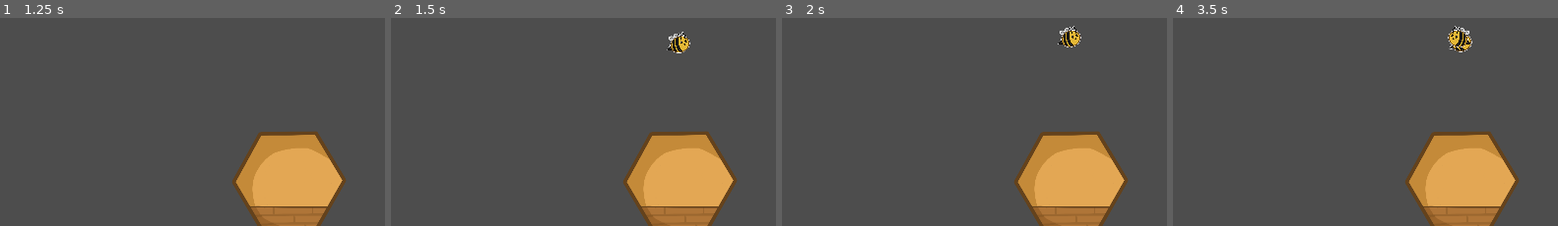
Above: before the commit, frames 1-4 (left to right).
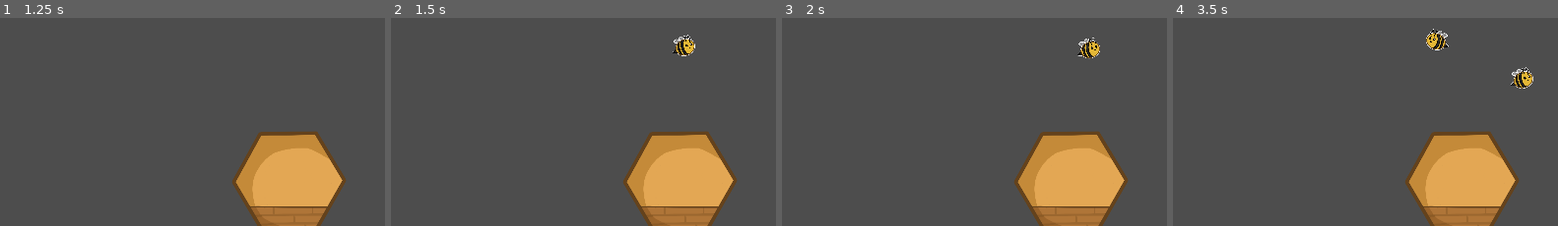
Above: after the commit, the same moments.

Repository: istmnn/BeeColony
Game: Godot game, scene res://scenes/main.tscn
Two runs of this game, one before a commit and one after it. Both use one fixed random seed, a clock stepped at 60 frames per second and the inputs below. This scene is started directly instead of the project's main scene.
Inputs (mouse positions are % of the whole screen's width and height, from its top left):
- Up to frame 1 (1.25 s): click (96, 92) at 0.5 s
- Up to frame 2 (1.5 s): click "100" at 1.25 s
- Up to frame 3 (2 s): no input
- Up to frame 4 (3.5 s): click "Bienen" at 2 s; click "100" at 2.75 s
The pictures show only the part of the screen within x 14-64%, y 48-97%; the shares and areas given below are measured in that part.

Frame 1 is identical in both runs. In frame 2, 0.5% of the frame differs, in the area x 71-80%, y 6-19%; in frame 3, 0.8%; in frame 4, 1.4%, in the area x 65-94%, y 3-34%.

Commit message:
Bee kann genommen werden

Diff:
--- a/scenes/bee.tscn
+++ b/scenes/bee.tscn
@@ -9,8 +9,6 @@
 
 [node name="Bee" type="Node2D" unique_id=98701546]
 script = ExtResource("1_ogg2i")
-move_speed = null
-idle = null
 
 [node name="BeeSprite" type="Sprite2D" parent="." unique_id=1469857911]
 texture_filter = 4
@@ -18,10 +16,11 @@
 texture = ExtResource("2_ogg2i")
 script = ExtResource("2_vie5o")
 
-[node name="Area2D" type="Area2D" parent="." unique_id=1666206924]
+[node name="Area2D" type="Area2D" parent="BeeSprite" unique_id=1666206924]
+scale = Vector2(5.5384603, 5.5384583)
 
-[node name="CollisionShape2D" type="CollisionShape2D" parent="Area2D" unique_id=1433457927]
+[node name="CollisionShape2D" type="CollisionShape2D" parent="BeeSprite/Area2D" unique_id=1433457927]
 position = Vector2(-5, 3)
 shape = SubResource("CircleShape2D_3xd07")
 
-[connection signal="input_event" from="Area2D" to="." method="_on_area_2d_input_event"]
+[connection signal="input_event" from="BeeSprite/Area2D" to="." method="_on_area_2d_input_event"]
--- a/scenes/main.tscn
+++ b/scenes/main.tscn
@@ -5,6 +5,7 @@
 [ext_resource type="Script" uid="uid://ce7liowm36t5" path="res://scripts/main.gd" id="1_tbgi4"]
 [ext_resource type="PackedScene" uid="uid://ebimqf0jh6hn" path="res://scenes/room.tscn" id="2_0wfyh"]
 [ext_resource type="Resource" uid="uid://br03k5qmb4rub" path="res://Ressources/Rooms/QueenRoom.tres" id="4_jyhfs"]
+[ext_resource type="Script" uid="uid://cxujyh4h1oxcq" path="res://scripts/bee_manger.gd" id="6_tefeu"]
 
 [node name="MAIN" type="Node2D" unique_id=468867636 node_paths=PackedStringArray("build_manager")]
 script = ExtResource("1_tbgi4")
@@ -152,4 +153,8 @@
 [node name="BuildManager" type="Node2D" parent="." unique_id=854773699]
 script = ExtResource("1_jyhfs")
 
+[node name="BeeManger" type="Node2D" parent="." unique_id=501643578]
+script = ExtResource("6_tefeu")
+
+[connection signal="beeSpawned" from="UI" to="BeeManger" method="_on_ui_bee_spawned"]
 [connection signal="enterBuildModeSignal" from="UI" to="BuildManager" method="_on_ui_enter_build_mode_signal"]
--- a/scripts/BeeShopItem.gd
+++ b/scripts/BeeShopItem.gd
@@ -1,5 +1,6 @@
 class_name BeeShopItem
 extends ShopItem
+signal beeSpawned(bee: Bee)
 
 var bee = preload("res://scenes/bee.tscn")
 @export var beeType : BeeType;
@@ -20,5 +21,6 @@
 		(new_bee as Node2D).global_position = buyer.get_viewport().get_visible_rect().get_center()
 	if new_bee is Bee:
 		(new_bee as Bee).assignBeeType(beeType)
+	beeSpawned.emit(new_bee)
 	Global.try_spend(currency,price)
 	return false
--- a/scripts/bee.gd
+++ b/scripts/bee.gd
@@ -22,8 +22,8 @@
 
 # Called every frame. 'delta' is the elapsed time since the previous frame.
 func _process(delta):
-	if(assigned_room == null): move_speed = 0
-	else: move_speed = beeType.move_speed
+	if(assigned_room != null): move_speed = 0
+	elif(beeType != null): move_speed = beeType.move_speed
 	pass
 
 func assignBeeType(newType):
--- /dev/null
+++ b/scripts/bee_manger.gd
@@ -0,0 +1,31 @@
+extends Node2D
+var allBees : Array[Bee]
+var draggedBee: Bee = null
+
+# Called when the node enters the scene tree for the first time.
+func _ready():
+	pass # Replace with function body.
+
+
+# Called every frame. 'delta' is the elapsed time since the previous frame.
+func _process(delta):
+	if(draggedBee != null):
+		draggedBee.move_speed = 0
+		draggedBee.global_position = get_global_mouse_position()
+	pass
+
+
+func _on_ui_bee_spawned(bee: Bee):
+	allBees.append(bee)
+	bee.drag_started.connect(dragBee)
+	bee.drag_ended.connect(assignbee)
+	pass # Replace with function body.
+
+func dragBee(bee: Bee):
+	draggedBee = bee
+	pass
+
+func assignbee(bee: Bee, position : Vector2):
+	draggedBee.move_speed = draggedBee.beeType.move_speed
+	draggedBee = null
+	pass
--- a/scripts/room.gd
+++ b/scripts/room.gd
@@ -39,7 +39,6 @@
 func _on_area_2d_input_event(viewport, event, shape_idx):
 	if event is InputEventMouseButton and event.pressed and event.button_index == MOUSE_BUTTON_LEFT:
 		clicked.emit(self)
-		print("test")
 	pass # Replace with function body.
 
 func reset_texture() -> void:
--- a/scripts/shop.gd
+++ b/scripts/shop.gd
@@ -11,7 +11,9 @@
 @export var item_slot_scene: PackedScene
 @export var item_container: Node
 signal room_selected(room_data: RoomType)
+signal beeSpawned(bee:Bee)
 const ITEM_SPACING_X: float = 250.0
+signal beeBought(bee: Bee)
 
 # Called when the node enters the scene tree for the first time.
 func _ready():
@@ -38,6 +40,7 @@
 		slot.position.x = spawned_index * ITEM_SPACING_X
 		slot.assignShopItem(item_data)
 		slot.roomItem_clicked.connect(_on_roomItem_clicked)
+		slot.beeSpawned.connect(beeSpawn)
 		item_container.add_child(slot)
 		spawned_index += 1
 
@@ -54,3 +57,6 @@
 func _on_räume_pressed():
 	spawn_shop_Item(room_shop_items)
 	pass # Replace with function body.
+
+func beeSpawn(bee: Bee):
+	beeBought.emit(bee)
--- a/scripts/shop_item_UI.gd
+++ b/scripts/shop_item_UI.gd
@@ -1,6 +1,7 @@
 extends TextureButton
 @export var shopItem : ShopItem;
 signal roomItem_clicked(room_data: RoomType)
+signal beeSpawned(bee:Bee)
 
 
 # Called when the node enters the scene tree for the first time.
@@ -11,6 +12,8 @@
 func _on_pressed() -> void:
 	if (shopItem != null &&  shopItem is RoomShopItem && Global.get_amount(Global.Ressources.WAX) >= shopItem.price):
 		roomItem_clicked.emit(shopItem.roomType, shopItem)
+	if (shopItem != null &&  shopItem is BeeShopItem && Global.get_amount(Global.Ressources.WAX) >= shopItem.price):
+		shopItem.beeSpawned.connect(spawnBee)
 	buy()
 
 # Called every frame. 'delta' is the elapsed time since the previous frame.
@@ -26,3 +29,6 @@
 
 func buy():
 	shopItem.buy(get_parent());
+
+func spawnBee(bee: Bee):
+	beeSpawned.emit(bee)
--- a/scripts/ui.gd
+++ b/scripts/ui.gd
@@ -3,6 +3,7 @@
 var active_shop: CanvasLayer = null
 var shop_visible : bool = false
 signal enterBuildModeSignal(room_data: RoomType)
+signal beeSpawned(bee: Bee)
 
 # Called when the node enters the scene tree for the first time.
 func _ready():
@@ -29,6 +30,7 @@
 
 	var instance := shop_scene.instantiate()
 	instance.room_selected.connect(enterBuildMode)
+	instance.beeBought.connect(beeSpawn)
 	active_shop = instance as CanvasLayer
 	add_child(instance)
 
@@ -48,3 +50,6 @@
 func enterBuildMode(room_data: RoomType, shop_item: ShopItem):
 	enterBuildModeSignal.emit(room_data, shop_item)
 	pass
+
+func beeSpawn(bee:Bee):
+	beeSpawned.emit(bee)
Not shown, added: scripts/bee_manger.gd.uid
